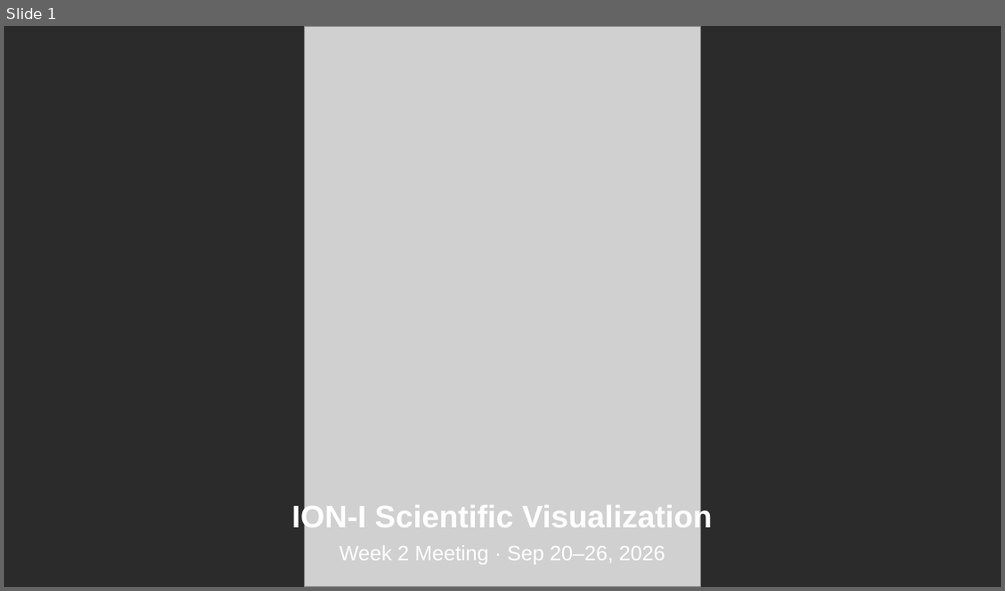
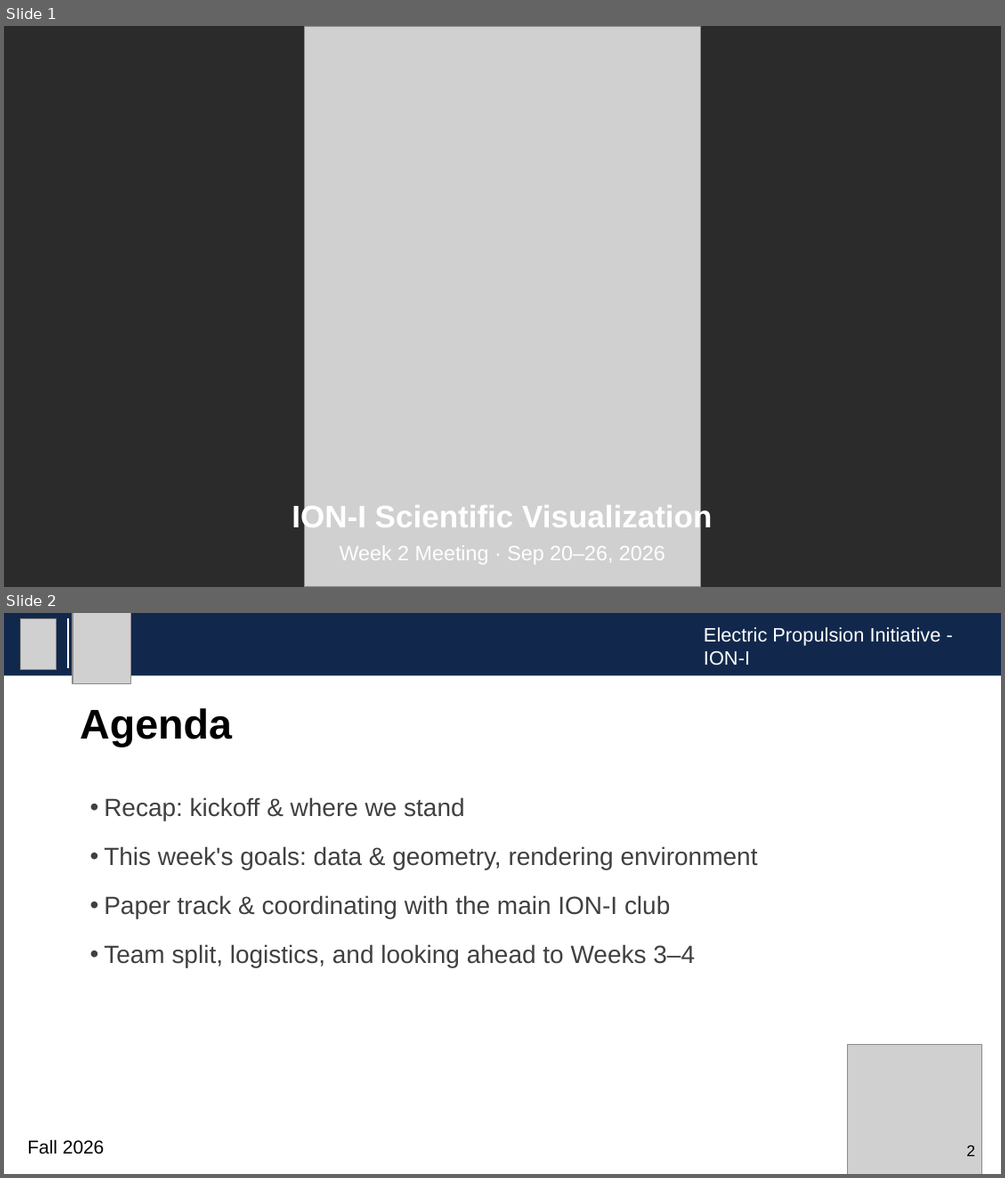
Before and after one commit to quyaoning/ioni-visual, a slide deck: Meeting Slides/2026-09-20_ioni-visual.pptx. Shown one above the other, each under a label of ours: slide 1 before the commit, slides 1 and 2 after it. The pictures are 1005x591 and 1005x1178 pixels, drawn with LibreOffice and Linux fonts; fonts in the diff are those of the drawing; grey boxes stand for pictures; background and template pictures are left out; a plain dark background stands for a picture behind light text. Boxes give left, top, right and bottom in pixels: in the first picture for what was removed or moved away, otherwise in the second. Text is boxed around its words. In the diff, an @@ line names an element or a change of style, - is before the commit and + after.

Commit message:
Expand Week 2 meeting slide into a full 30-min agenda

```diff
--- a/Meeting Slides/2026-09-20_ioni-visual.pptx
+++ b/Meeting Slides/2026-09-20_ioni-visual.pptx
@@ slide 2 added at <box>4,613,1001,1174</box>, background #FFFFFF @@
@@ rectangle added at <box>4,613,1001,674</box>, fill #11284C @@
@@ picture added at <box>21,618,57,669</box> @@
@@ line added from (68, 618) to (68, 668), #FFFFFF 1.5 pt @@
@@ picture added at <box>73,613,130,684</box> @@
@@ text added at <box>704,627,941,666</box>, 14 pt, text #FFFFFF @@
+Electric Propulsion Initiative - ION-I
@@ title added at <box>80,708,232,747</box>, 30 pt, text #000000, bold @@
+Agenda
@@ text added at <box>104,797,758,967</box>, 18 pt, text #404040 @@
+• Recap: kickoff & where we stand
+• This week's goals: data & geometry, rendering environment
+• Paper track & coordinating with the main ION-I club
+• Team split, logistics, and looking ahead to Weeks 3–4
@@ picture added at <box>848,1045,983,1174</box> @@
@@ text added at <box>27,1139,105,1154</box>, 13.5 pt, text #000000 @@
+Fall 2026
@@ text added at <box>966,1144,975,1156</box>, 11.2 pt, text #000000 @@
+2
```
Also in this commit, not shown: 3 slides changed, 8 other slides added.
